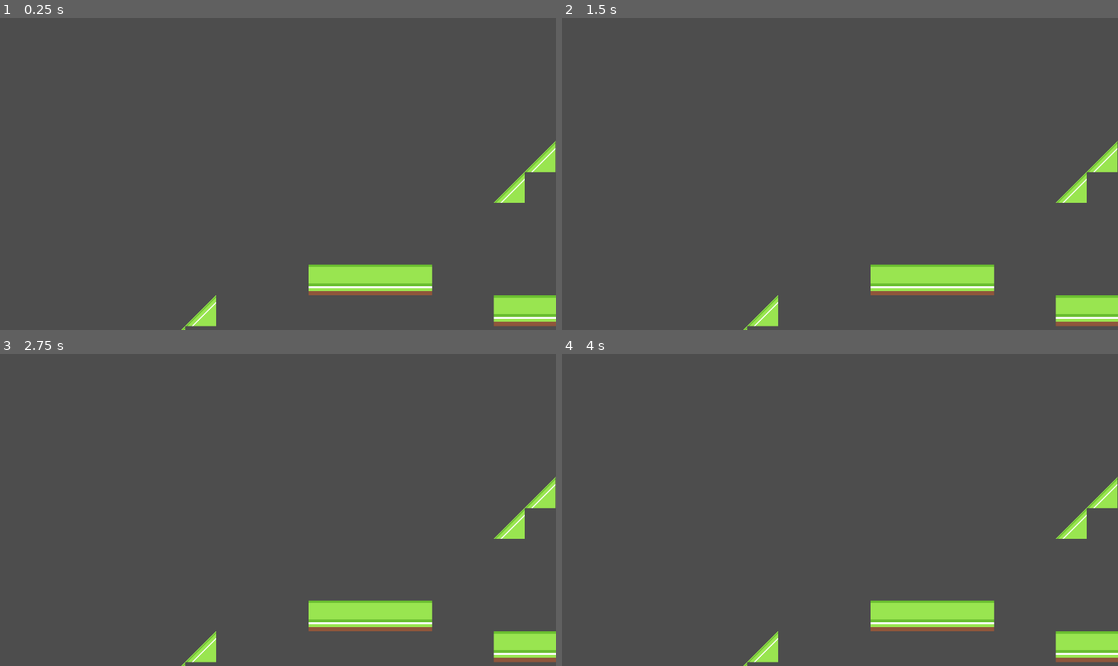
Above: before the commit, frames 1-4 (two rows, left to right).
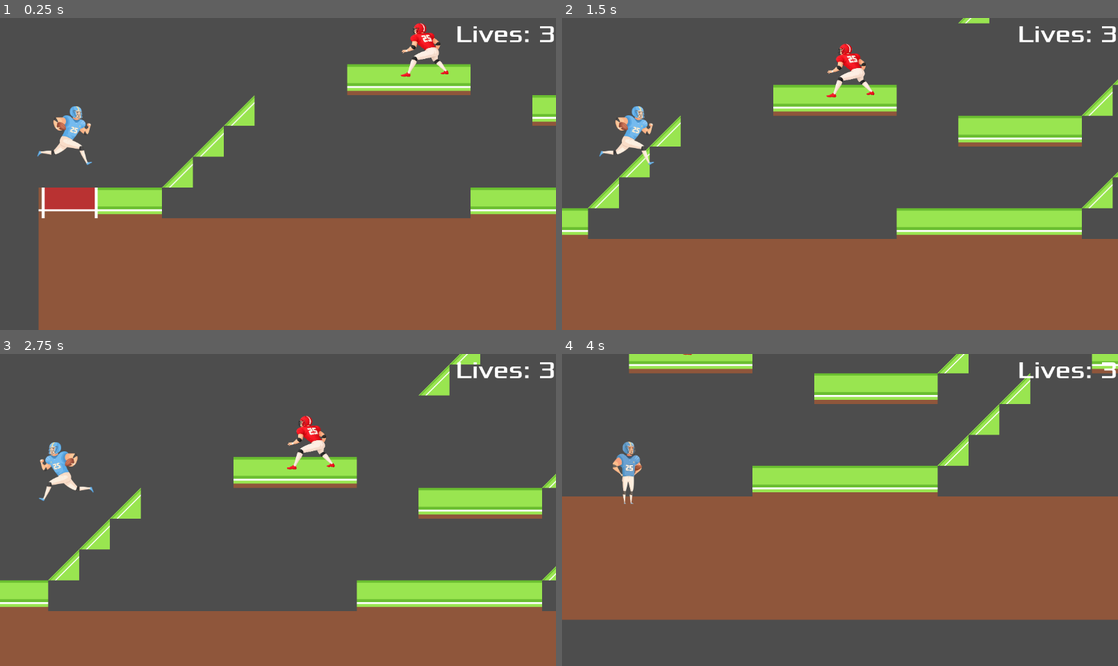
Above: after the commit, the same moments.

Repository: Hunter-Canole/Final-Project-Game-Dev
Game: Godot game, scene res://lvl_2.tscn
Same seed, same stepped clock (60 frames per second), same inputs: the game is played once before the commit and once after it. This scene is started directly instead of the project's main scene.
Inputs:
- Up to frame 1 (0.25 s): no input
- Up to frame 2 (1.5 s): tap Enter (ui_accept) at 0.5, 0.77 s; hold Shift 0.53-1.28 s; hold Right (ui_right) from 0.53 s (still down); tap Shift at 1.35 s
- Up to frame 3 (2.75 s): tap Enter (ui_accept) at 1.52 s; release Right (ui_right) at 2.03 s; hold Left (ui_left) from 2.03 s (still down); hold Shift from 2.03 s (still down)
- Up to frame 4 (4 s): release Left (ui_left) at 2.78 s; release Shift at 2.78 s; hold Right (ui_right) from 2.78 s (still down); tap Shift at 2.85 s; tap Enter (ui_accept) at 3.02, 3.77 s; hold Shift from 3.53 s (still down)

The runs differ from the first frame. In frame 1, 42% of the frame differs, in the area x 6-100%, y 1-100%; in frame 2, 40%; in frame 3, 29%; in frame 4, 51%, in the area x 0-100%, y 0-100%.

Commit message:
level 2 code

Diff:
--- /dev/null
+++ b/final-project-game-dev/lvl_2.gd
@@ -0,0 +1,76 @@
+extends Node2D
+
+var lives
+var can_be_hit = true
+func _ready() -> void:
+	start_level_immediately()
+func _process(delta: float) -> void:
+	pass
+func game_over() -> void:
+	$CrowdNoise.stop()
+	$Player.set_physics_process(false)
+	$Player/AnimatedSprite2D.stop()
+	$HUD/Lives.visible = false
+	$HUD.show_game_over()
+func start_level_immediately():
+	$Player.show()
+	$Player.set_physics_process(true)
+	can_be_hit = true
+	$HUD/Lives.visible = true
+	$HUD/Lives.text = "Lives: " + str(Global.lives)
+	$HUD/StartButton.hide()
+	$HUD/Message.hide()
+	$Player.position = $PlayerSpawn.position
+	$CrowdNoise.play()
+
+func new_game():
+	$Player.show()
+	Global.lives = 3
+	$Player.set_physics_process(true)
+	can_be_hit = true
+	$HUD/Lives.visible = true
+	$HUD/Lives.text = "Lives: " + str(Global.lives)
+	$Player.position = $PlayerSpawn.position
+	get_tree().call_group("defense", "queue_free")
+	$Whistle.play()
+	$CrowdNoise.play()
+
+
+func _on_defense_hit_player() -> void:
+	$CrowdNoise.stop()
+	$Pads.play()
+	$Whistle.play()
+	if not can_be_hit:
+		return
+	can_be_hit = false
+	$Player.hide()
+	Global.lives -= 1
+	$HUD/Lives.text = "Lives: " + str(Global.lives)
+	$Player.position = $PlayerSpawn.position
+	if Global.lives <= 0:
+		game_over()
+	else:
+		await get_tree().create_timer(1.2).timeout
+		$Player.show()
+		can_be_hit = true
+	$CrowdNoise.play()
+func _on_hud_start_game() -> void:
+	new_game()
+
+
+func _on_jump_defender_hit_player() -> void:
+	if not can_be_hit:
+		return
+	can_be_hit = false
+	$Player.hide()
+	$Pads.play()
+	$Whistle.play()
+	Global.lives -= 1
+	$HUD/Lives.text = "Lives: " + str(Global.lives)
+	$Player.position = $PlayerSpawn.position
+	if Global.lives <= 0:
+		game_over()
+	else:
+		await get_tree().create_timer(1.2).timeout
+		$Player.show()
+		can_be_hit = true
--- a/final-project-game-dev/lvl_2.tscn
+++ b/final-project-game-dev/lvl_2.tscn
@@ -1,8 +1,45 @@
-[gd_scene load_steps=2 format=3 uid="uid://dkmd0pqq2kam1"]
+[gd_scene load_steps=10 format=3 uid="uid://dkmd0pqq2kam1"]
 
 [ext_resource type="PackedScene" uid="uid://csv1fqhmsgc8a" path="res://tile_map.tscn" id="1_031k3"]
+[ext_resource type="Script" uid="uid://b4n2p1xicmj4l" path="res://lvl_2.gd" id="1_beans"]
+[ext_resource type="PackedScene" uid="uid://creo2euotp1aa" path="res://player.tscn" id="3_tmnqu"]
+[ext_resource type="PackedScene" uid="uid://3hmenitkbw25" path="res://defense.tscn" id="4_vbeg1"]
+[ext_resource type="PackedScene" uid="uid://bda0qwuwjtlk7" path="res://jump_defender.tscn" id="5_22vjt"]
+[ext_resource type="PackedScene" uid="uid://ch8m8q3r5ee4i" path="res://hud.tscn" id="6_t0ydl"]
+[ext_resource type="AudioStream" uid="uid://opgundi4ohev" path="res://pads.mp3" id="7_e03lu"]
+[ext_resource type="AudioStream" uid="uid://dbedx0hv1sg2" path="res://whistle.mp3" id="8_0a5a2"]
+[ext_resource type="AudioStream" uid="uid://caxe6s3s484wl" path="res://crowd noise.mp3" id="9_q11op"]
 
 [node name="lvl_2" type="Node2D"]
+script = ExtResource("1_beans")
 
 [node name="TileMap" parent="." instance=ExtResource("1_031k3")]
 layer_0/tile_data = PackedInt32Array(786432, 0, 1, 786433, 65536, 1, 786434, 0, 0, 786435, 0, 0, 720900, 0, 3, 655365,  …(3268 unchanged characters)…
+
+[node name="defense" parent="." instance=ExtResource("4_vbeg1")]
+position = Vector2(798, 462)
+
+[node name="JumpDefender" parent="." instance=ExtResource("5_22vjt")]
+position = Vector2(1698, 443)
+scale = Vector2(0.25, 0.25)
+
+[node name="PlayerSpawn" type="Marker2D" parent="."]
+position = Vector2(80, 625)
+scale = Vector2(0.25, 0.25)
+
+[node name="HUD" parent="." instance=ExtResource("6_t0ydl")]
+
+[node name="Pads" type="AudioStreamPlayer" parent="."]
+stream = ExtResource("7_e03lu")
+
+[node name="Whistle" type="AudioStreamPlayer" parent="."]
+stream = ExtResource("8_0a5a2")
+
+[node name="CrowdNoise" type="AudioStreamPlayer" parent="."]
+stream = ExtResource("9_q11op")
+
+[node name="Player" parent="." instance=ExtResource("3_tmnqu")]
+position = Vector2(88, 657)
+
+[connection signal="hit_player" from="defense" to="." method="_on_defense_hit_player"]
+[connection signal="hit_player" from="JumpDefender" to="." method="_on_jump_defender_hit_player"]
Not shown, added: final-project-game-dev/lvl_2.gd.uid
Not shown: 1 places in final-project-game-dev/world.tscn that only renumber resources
